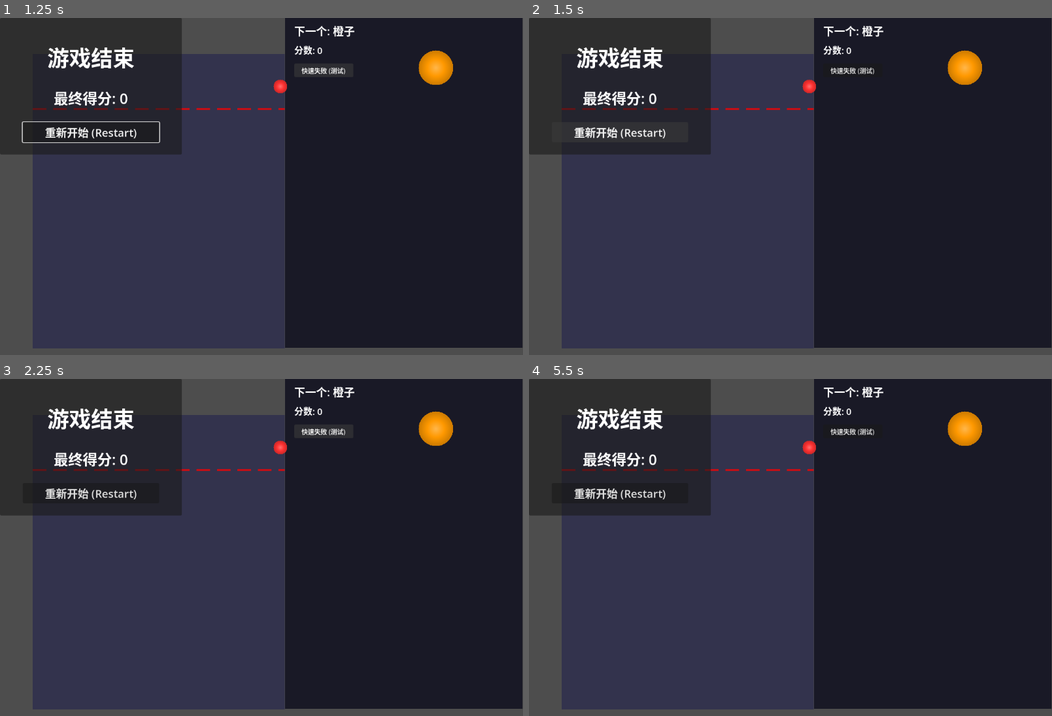
Above: before the commit, frames 1-4 (two rows, left to right).
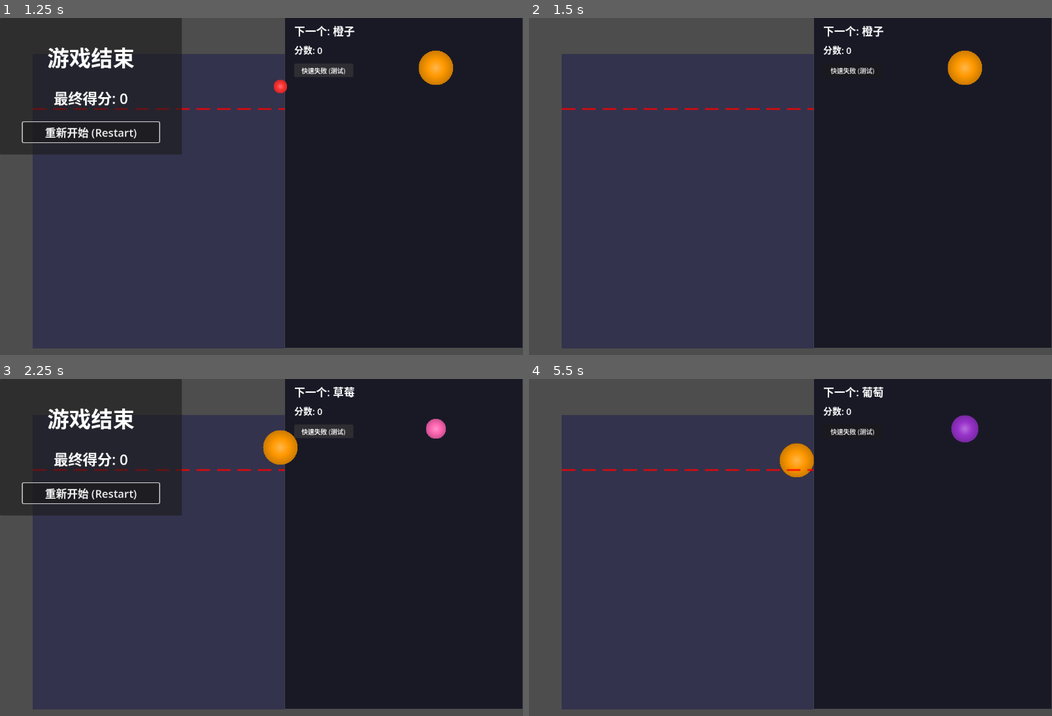
Above: after the commit, the same moments.

Repository: atom32/syn_melon
Game: Godot game, scene res://scenes/Main.tscn
Two runs of this game, one before a commit and one after it. Both use one fixed random seed, a clock stepped at 60 frames per second and the inputs below.
Inputs (mouse positions are in pixels of both pictures, inside the frame that each line leads up to):
- Up to frame 1 (1.25 s): click "快速失败 (测试)" at 0.5 s
- Up to frame 2 (1.5 s): click (617, 132) at 1.25 s, where only the run after the commit has a clickable "重新开始 (Restart)"
- Up to frame 3 (2.25 s): click (324, 432) at 2 s, where only the run after the commit has a clickable "快速失败 (测试)"
- Up to frame 4 (5.5 s): click (617, 493) at 2.75 s, where only the run after the commit has a clickable "重新开始 (Restart)"; click (853, 432) at 3.5 s, where only the run after the commit has a clickable "快速失败 (测试)"; click (617, 493) at 4.25 s, where only the run after the commit has a clickable "重新开始 (Restart)"; tap Enter at 5 s; move the mouse to (905, 554) at 5.02 s; tap R at 5.1 s; click (905, 554) at 5.17 s

Frame 1 is identical in both runs. In frame 2, 13% of the frame differs, in the area x 0-55%, y 0-41%; in frame 3, 1.3%; in frame 4, 15%, in the area x 0-87%, y 0-41%.

Commit message:
fix: set PROCESS_MODE_ALWAYS to handle input while paused
When the game is paused, nodes don't receive input events by default.
Setting process_mode to PROCESS_MODE_ALWAYS ensures both the panel
and the restart button can handle user input even during pause.

Diff:
--- a/scripts/GameOverPanel.gd
+++ b/scripts/GameOverPanel.gd
@@ -16,6 +16,9 @@
 	# 设置面板自身居中
 	set_anchors_and_offsets_preset(Control.PRESET_CENTER)
 	size = Vector2(400, 300)
+
+	# 重要：设置为在暂停时仍可处理输入
+	process_mode = Node.PROCESS_MODE_ALWAYS
 
 	# 动态创建 UI 元素
 	_setup_ui()
@@ -71,6 +74,9 @@
 	restart_button.add_theme_font_size_override("font_size", 24)
 	restart_button.size = Vector2(300, 60)
 
+	# 重要：按钮也需要在暂停时工作
+	restart_button.process_mode = Node.PROCESS_MODE_ALWAYS
+
 	# 连接信号并检查是否成功
 	var connected = restart_button.pressed.connect(_on_restart_pressed)
 	print("GameOverPanel: 按钮信号连接状态:", connected)
